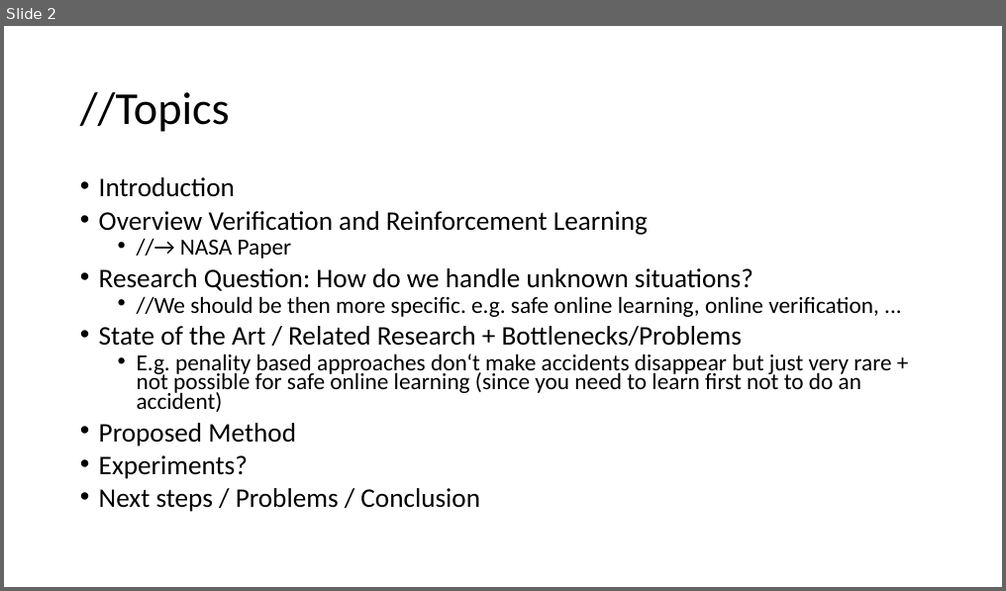
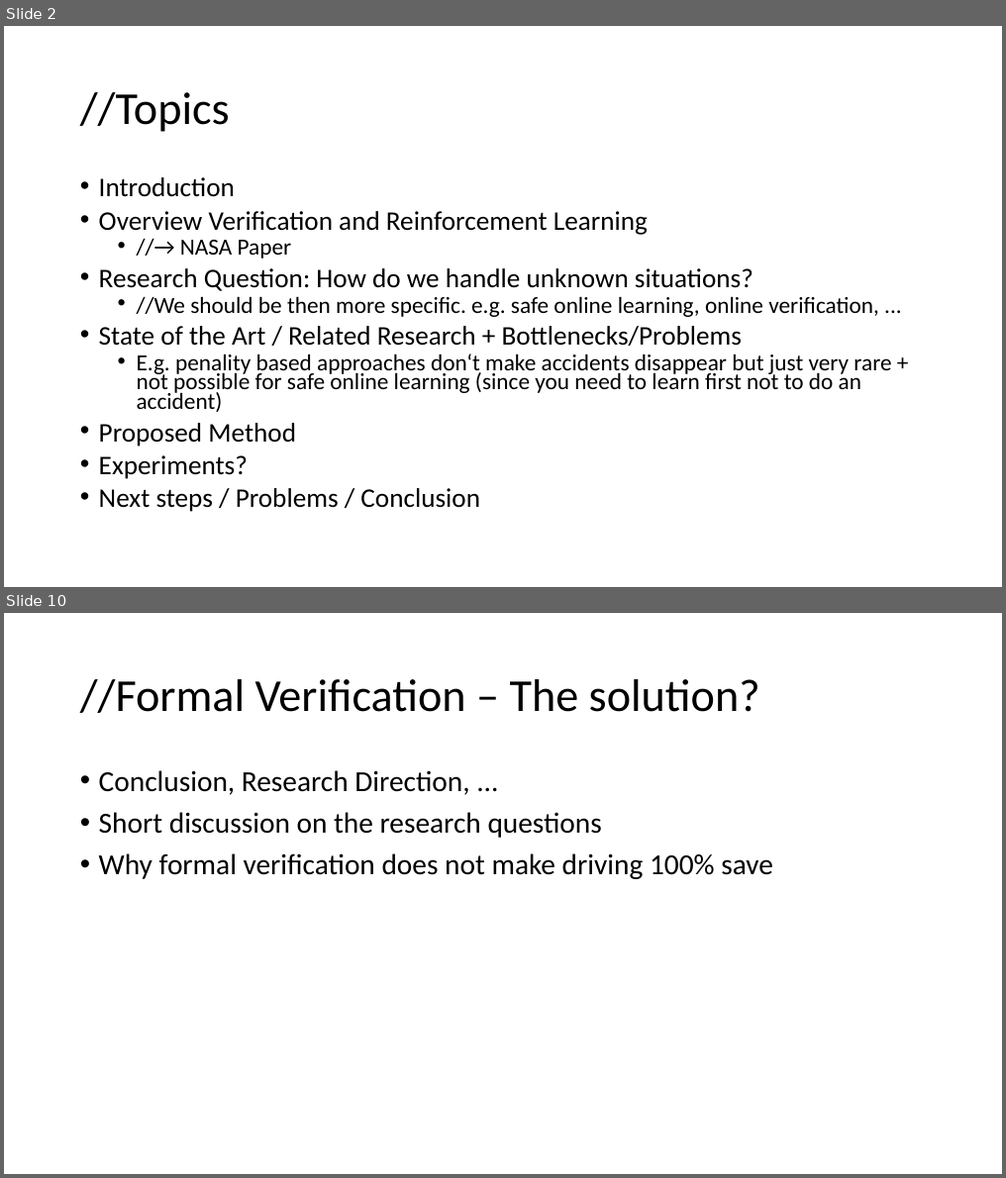
Before and after one commit to filipre/formal-verification-rl, a slide deck: presentation.pptx. Shown one above the other, each under a label of ours: slide 2 before the commit, slides 2 and 10 after it; the slides between them are not shown. The pictures are 1006x591 and 1006x1178 pixels, drawn with LibreOffice and Linux fonts; fonts in the diff are those of the drawing. Boxes give left, top, right and bottom in pixels: in the first picture for what was removed or moved away, otherwise in the second. Text is boxed around its words. In the diff, an @@ line names an element or a change of style, - is before the commit and + after.

```diff
--- a/presentation.pptx
+++ b/presentation.pptx
@@ slide 10 added at box(4, 613, 1002, 1174), background #FFFFFF @@
@@ title added at box(80, 679, 760, 713), 44 pt, text #000000 @@
+//Formal Verification – The solution?
@@ text added at box(99, 770, 773, 879), 28 pt, text #000000 @@
+• Conclusion, Research Direction, ...
+• Short discussion on the research questions
+• Why formal verification does not make driving 100% save
```
Also in this commit, not shown: 4 slides changed, 3 other slides added, 1 slide removed.
